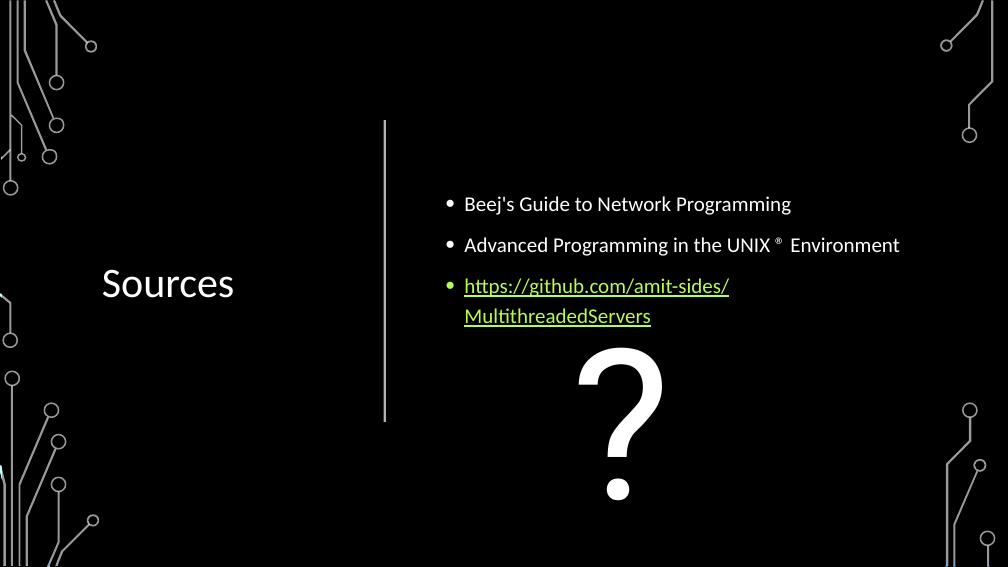
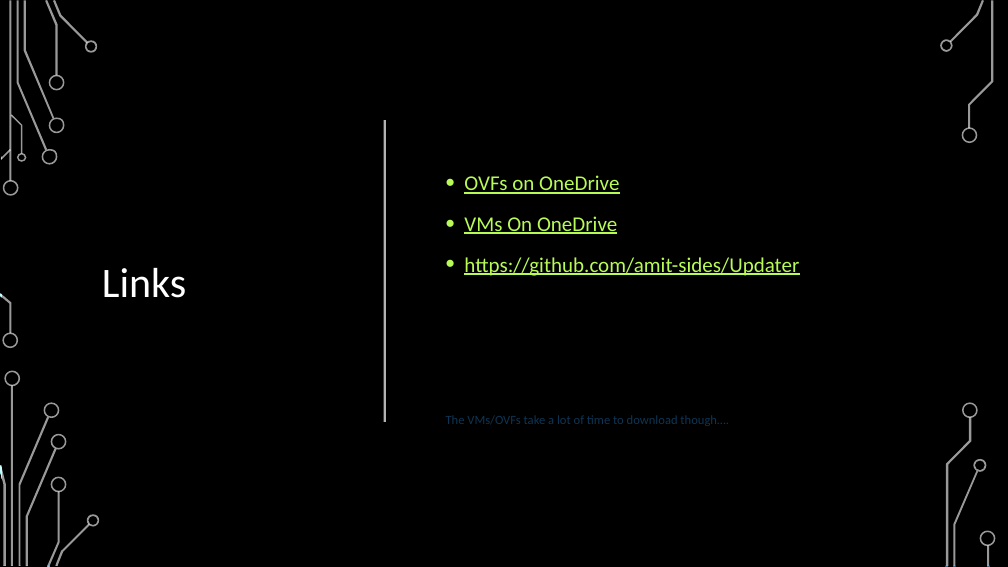
Before and after one commit to amit-sides/Updater, a slide deck: slide 16 of Presentation/Updater.pptx (slide 25 before the commit). Drawn at 1008x567 pixels with LibreOffice and Linux fonts; fonts in the diff are those of the drawing; background and template pictures are left out. Boxes give left, top, right and bottom in pixels: in the first picture for what was removed or moved away, otherwise in the second. Text is boxed around its words. In the diff, an @@ line names an element or a change of style, - is before the commit and + after.

```diff
--- a/Presentation/Updater.pptx
+++ b/Presentation/Updater.pptx
@@ text at [446,175,799,426]: text changed; text colour #FFFFFF to #B8FA56 @@
-• Beej's Guide to Network Programming
-• Advanced Programming in the UNIX ® Environment
-• https://github.com/amit-sides/MultithreadedServers
+• OVFs on OneDrive
+• VMs On OneDrive
+• https://github.com/amit-sides/Updater
+The VMs/OVFs take a lot of time to download though….
@@ title at [102,268,186,298]: text changed @@
-Sources
+Links
@@ text removed at [564,333,714,530] @@
-?
```
Also in this commit, not shown: 1 other slide changed, 7 slides added, 16 slides removed, 1 other file.
